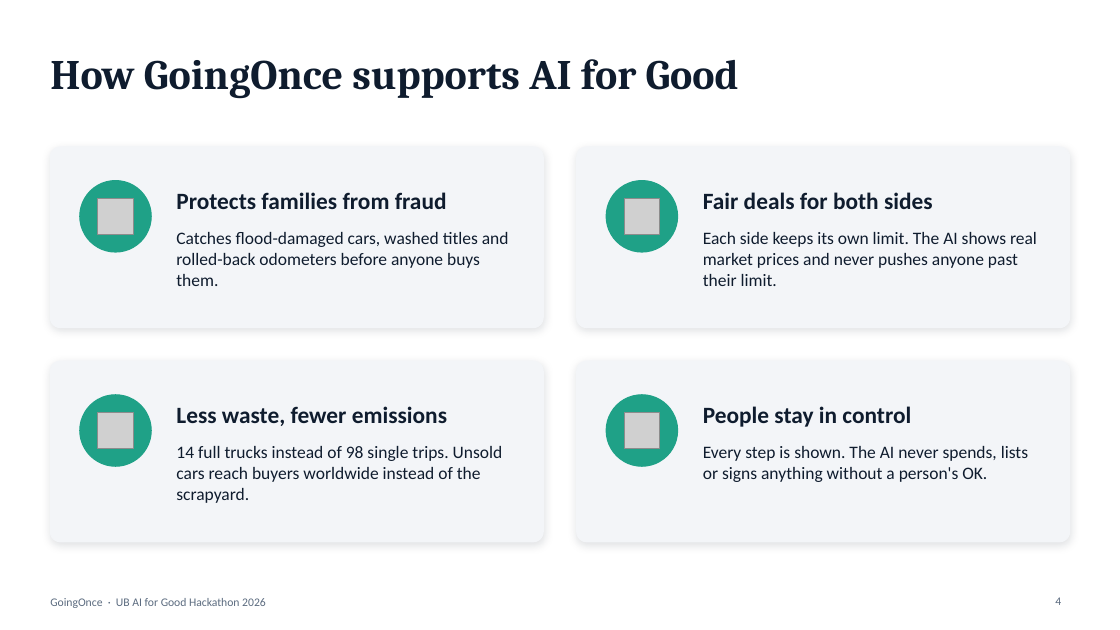
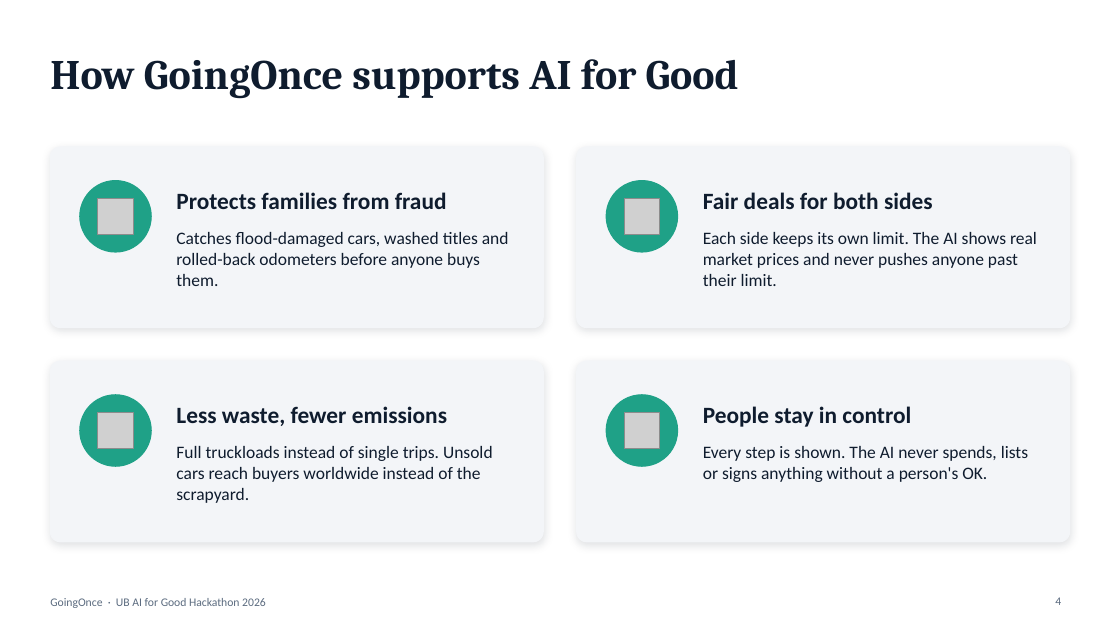
Before and after one commit to raunakpandey1/goingonce, a slide deck: slide 4 of GoingOnce.pptx. Drawn at 1120x630 pixels with LibreOffice and Linux fonts; fonts in the diff are those of the drawing; grey boxes stand for pictures. Boxes give left, top, right and bottom in pixels: in the first picture for what was removed or moved away, otherwise in the second. Text is boxed around its words. In the diff, an @@ line names an element or a change of style, - is before the commit and + after.

```diff
--- a/GoingOnce.pptx
+++ b/GoingOnce.pptx
@@ text at [176,446,493,503]: text changed @@
-14 full trucks instead of 98 single trips. Unsold cars reach buyers worldwide instead of the scrapyard.
+Full truckloads instead of single trips. Unsold cars reach buyers worldwide instead of the scrapyard.
```
Also in this commit, not shown: 1 other slide changed, 1 slide added, 1 slide removed, 1 other file.
